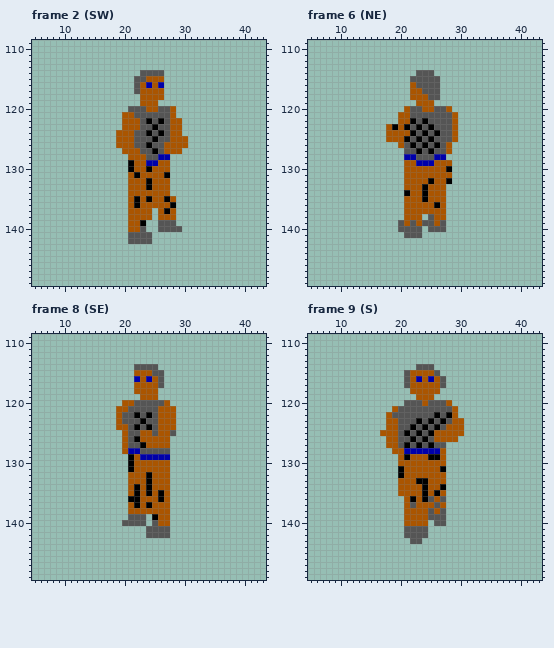
A pixel-art file gets an edit: src/ART/Joe.aseprite. That is the earlier state.
300x200 pixels, 42 frames. Shown: frame 2 (SW): x 5..43, y 109..149; frame 6 (NE): x 5..43, y 109..149; frame 8 (SE): x 5..43, y 109..149; frame 9 (S): x 5..43, y 109..149. The commit also changed other frames, which this record leaves out.
Now the later version:
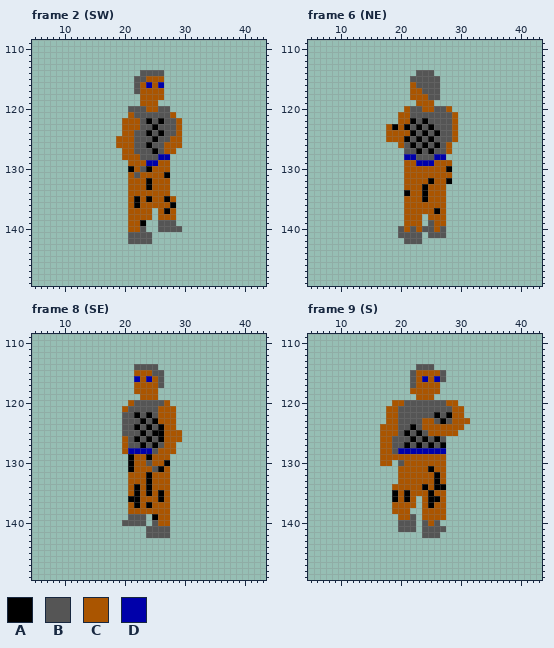
Palette (. is transparent): A #000000  B #555555  C #aa5500  D #0000aa
The exact change:
Changed rows in their new state; - is an unchanged pixel.
Frame 2 (SW), layer "Stand":
first column x 19:
120 ---------.--
121 -.----------
122 ---------B--
123 ---------B--
124 .--------B--
125 -----------.
126 -----------.
127 ---B------.-
128 -C--B-------
129 --C---------
130 ----B-------
131 ---B--------
Frame 6 (NE), layer "Stand":
first column x 20:
136 ------C-
137 ------A-
138 -----C--
139 .-C-.--C
140 -C-CB-C-
141 B----BBB
142 -BBB----
Frame 8 (SE), layer "Stand":
first column x 19:
120 -.---------
121 .----------
122 .----------
123 .-----A----
124 .B-----A---
125 -B--ABAA-CC
126 ----BABA-CC
127 -----BAB-C-
128 ----DD-CCC-
129 ----CACCC--
130 -----B--A--
131 ------BA---
Frame 9 (S), layer "Stand":
first column x 17:
115 ----.B---CB----
116 ----.BCDCD-----
117 ----.B----.----
120 --CC---B----C--
121 -C-----------C-
122 --C----------C-
123 ------BCC-----C
124 C------CCCC----
125 --------C----.-
126 C-B------AB..--
127 C-B-------A----
128 CCBD------D----
129 CCC-C---CC-----
130 CC-B-----------
131 ---C----A-C----
132 ---C-----A-----
133 ------CC-A-----
134 --C------A-----
135 --A-A--CAC-----
136 --ACAC.CAAC----
137 --CC-C.-AC-----
138 --CC-..-C-C----
139 ---C-B.-CCC----
140 ---BBB.BC-.----
141 ---B--.-BBB----
142 ----...-BB-----
143 -----..--------
Where, in picture pixels (left, top, right, bottom), the same in both pictures:
changed: (116, 106, 188, 178)
changed: (398, 202, 446, 244)
changed: (116, 400, 182, 472)
changed: (380, 370, 470, 544)
